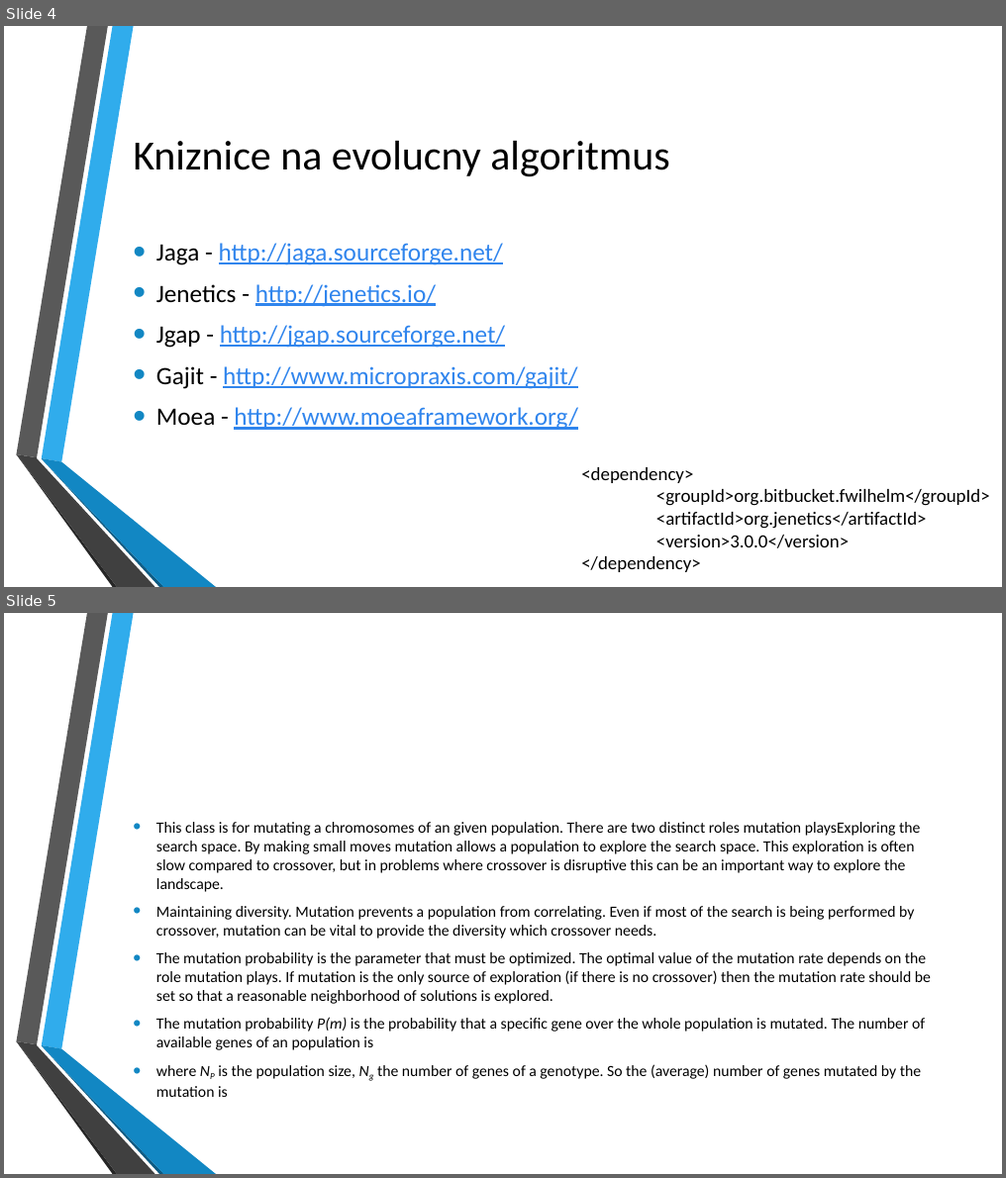
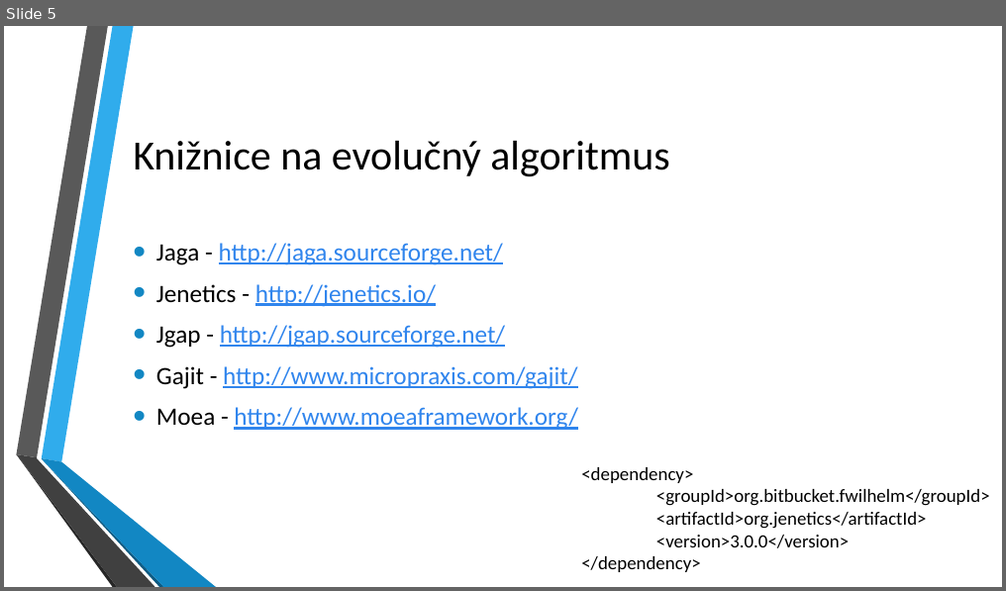
Before and after one commit to sekys/fiit-evo.turnaj, a slide deck: prezentacia.pptx. Shown one above the other, each under a label of ours: slides 4 and 5 before the commit, slide 5 after it. The pictures are 1006x1178 and 1006x591 pixels, drawn with LibreOffice and Linux fonts; fonts in the diff are those of the drawing; background and template pictures are left out. Boxes give left, top, right and bottom in pixels: in the first picture for what was removed or moved away, otherwise in the second. Text is boxed around its words. In the diff, an @@ line names an element or a change of style, - is before the commit and + after.

```diff
--- a/prezentacia.pptx
+++ b/prezentacia.pptx
@@ slide 5 removed at bbox=[4, 613, 1002, 1174], background picture (left out); not listed: 6 template elements that a slide beside it also shows @@
@@ text removed at bbox=[156, 822, 931, 1097] @@
-• This class is for mutating a chromosomes of an given population. There are two distinct roles mutation playsExploring the search space. By making small moves mutation allows a population to explore the search space. This exploration is often slow compared to crossover, but in problems where crossover is disruptive this can be an important way to explore the landscape.
-• Maintaining diversity. Mutation prevents a population from correlating. Even if most of the search is being performed by crossover, mutation can be vital to provide the diversity which crossover needs.
-• The mutation probability is the parameter that must be optimized. The optimal value of the mutation rate depends on the role mutation plays. If mutation is the only source of exploration (if there is no crossover) then the mutation rate should be set so that a reasonable neighborhood of solutions is explored.
-• The mutation probability P(m) is the probability that a specific gene over the whole population is mutated. The number of available genes of an population is
-• where NP is the population size, Ng the number of genes of a genotype. So the (average) number of genes mutated by the mutation is
@@ what was slide 4 is now slide 5 @@
@@ slide 5 changed as well @@
@@ title at bbox=[133, 141, 670, 177]: text changed @@
-Kniznice na evolucny algoritmus
+Knižnice na evolučný algoritmus
```
Also in this commit, not shown: 1 other slide changed, 4 slides added, 2 other slides removed, 9 other files.
